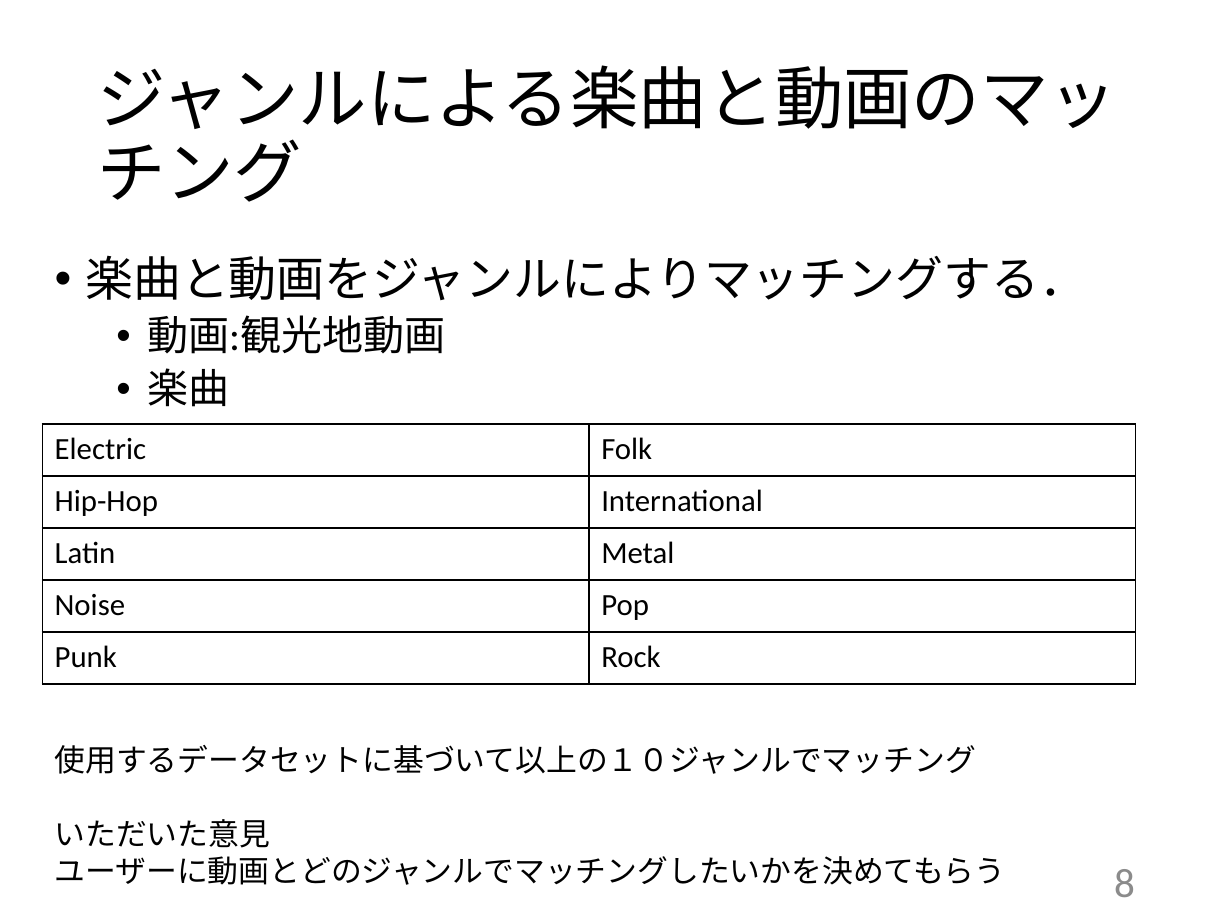
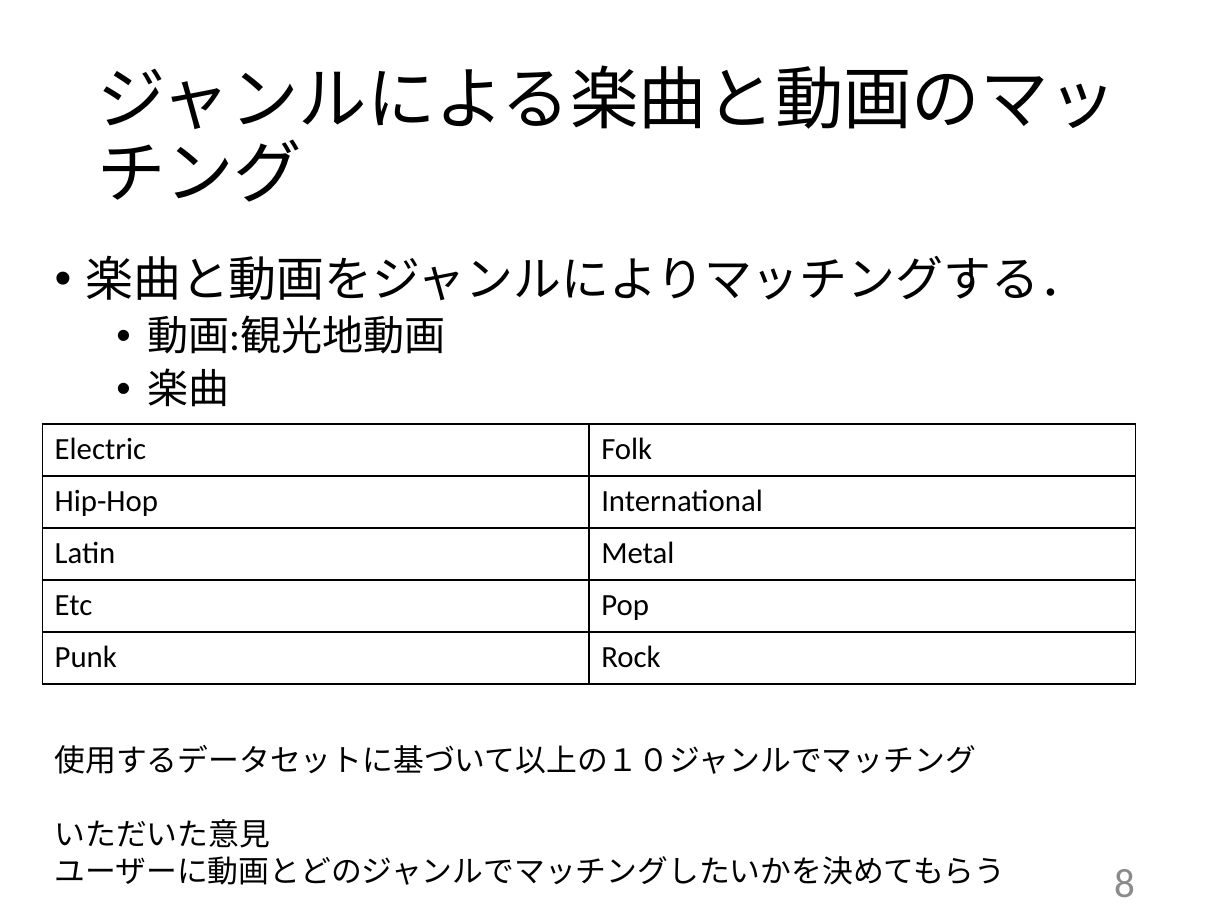
Before and after one commit to kait-takanolab/1821144-yoshii-thesis, a slide deck: slide 8 of 発表用スライド/1821144_yoshii_thesis_ver.pptx. Drawn at 1232x924 pixels with LibreOffice and Linux fonts; fonts in the diff are those of the drawing. Boxes give left, top, right and bottom in pixels: in the first picture for what was removed or moved away, otherwise in the second. Text is boxed around its words. In the diff, an @@ line names an element or a change of style, - is before the commit and + after.

```diff
--- a/発表用スライド/1821144_yoshii_thesis_ver.pptx
+++ b/発表用スライド/1821144_yoshii_thesis_ver.pptx
@@ table at (42, 424, 1136, 684) @@
-row 4, column 1: Noise
+row 4, column 1: Etc
```
Also in this commit, not shown: 2 other slides changed, 13 other files.
